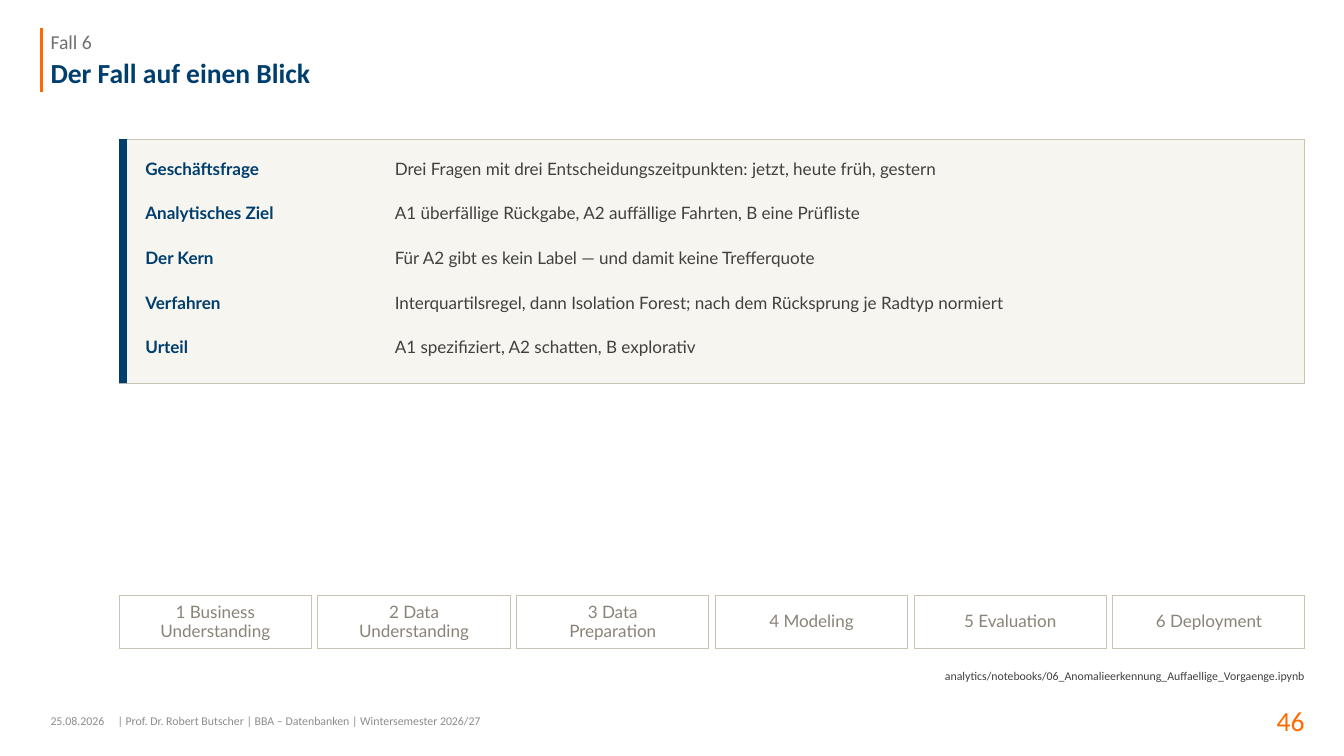
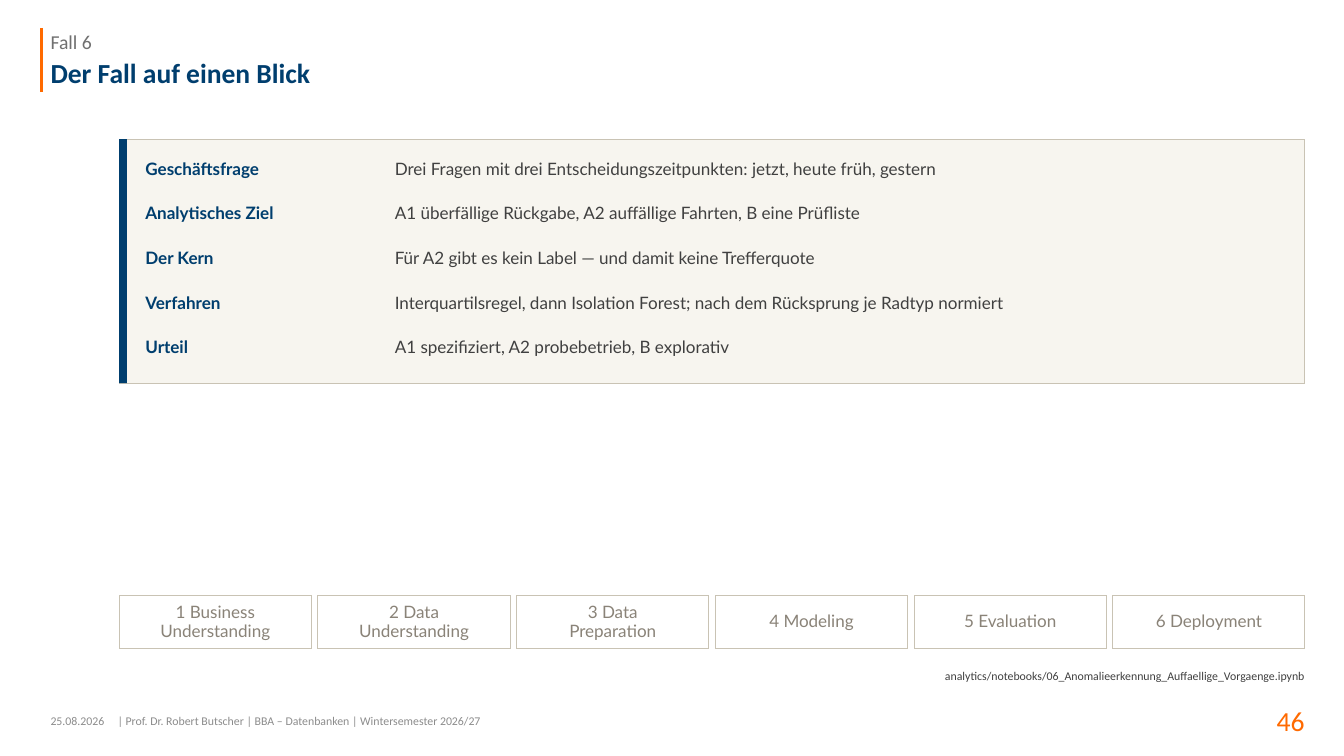
Before and after one commit to swrobuts/velocity-fallstudie, a slide deck: slide 46 of slides/velocity-crispdm.pptx. Drawn at 1344x756 pixels with LibreOffice and Linux fonts; fonts in the diff are those of the drawing. Boxes give left, top, right and bottom in pixels: in the first picture for what was removed or moved away, otherwise in the second. Text is boxed around its words. In the diff, an @@ line names an element or a change of style, - is before the commit and + after.

```diff
--- a/slides/velocity-crispdm.pptx
+++ b/slides/velocity-crispdm.pptx
@@ text at (x1=395, y1=340, x2=729, y2=356): text changed @@
-A1 spezifiziert, A2 schatten, B explorativ
+A1 spezifiziert, A2 probebetrieb, B explorativ
```
Also in this commit, not shown: 2 other slides changed, 1 slide added, 17 other files.
